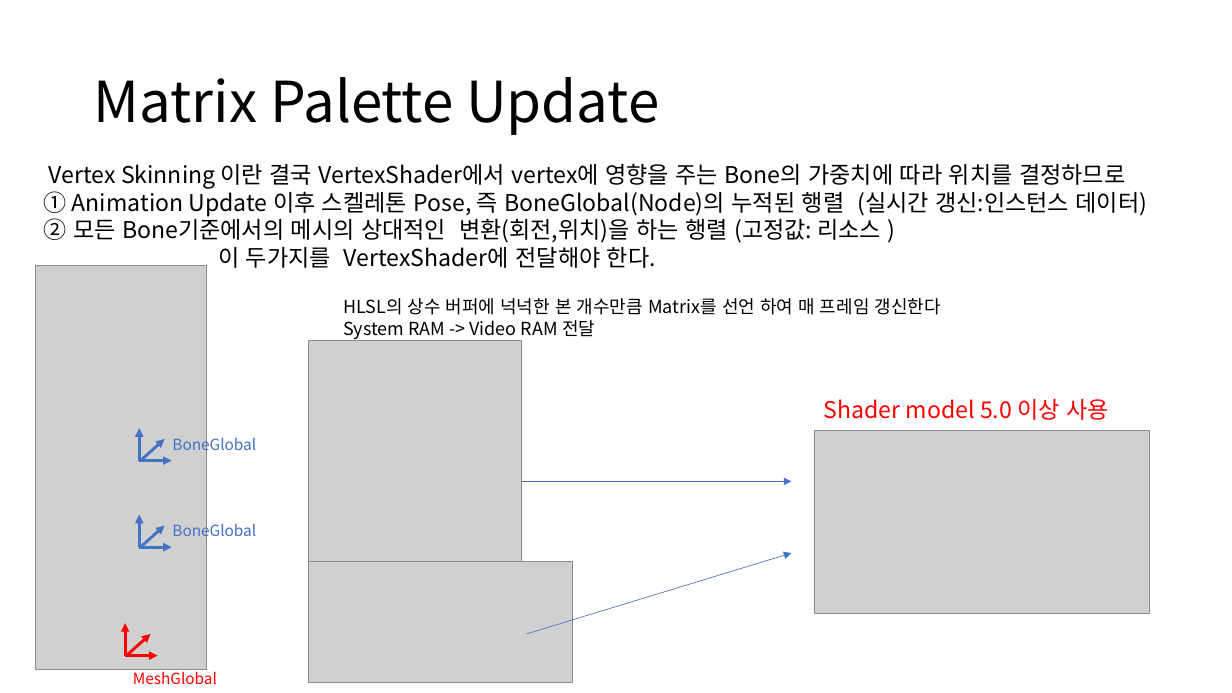
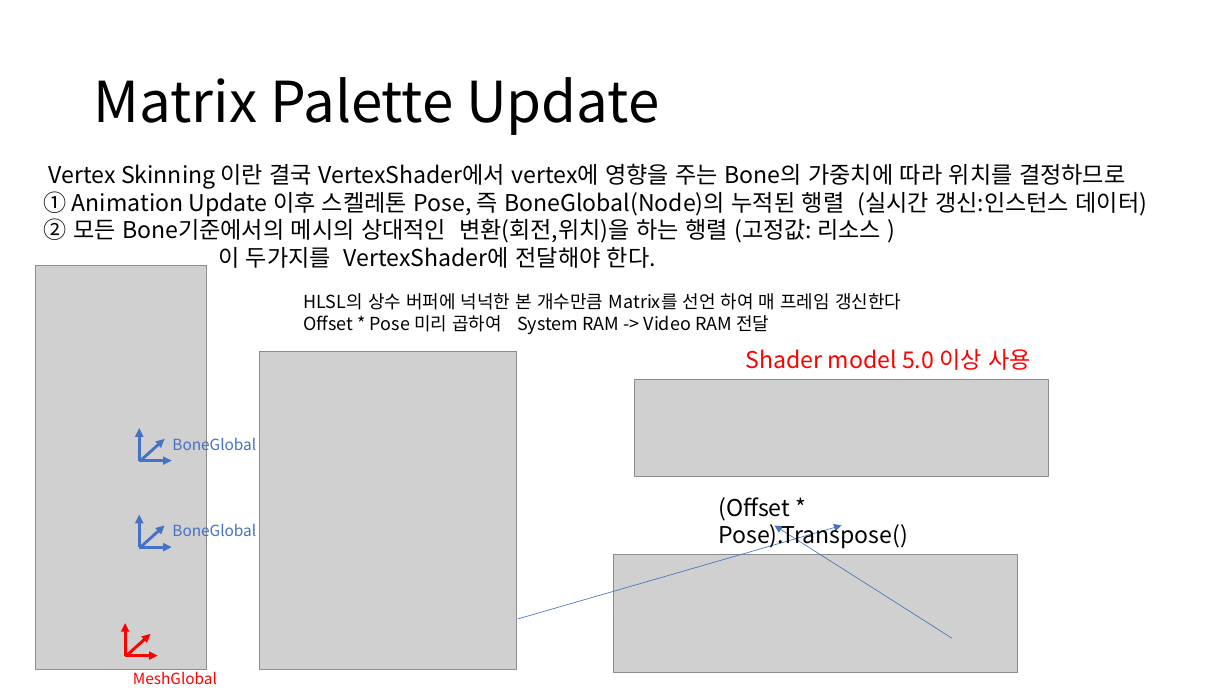
Before and after one commit to ldw9981/D3D11_Tutorial, a slide deck: slide 8 of Documents/11-SkinnedSkeletalMesh.pptx. Drawn at 1232x693 pixels with LibreOffice and Linux fonts; fonts in the diff are those of the drawing; grey boxes stand for pictures. Boxes give left, top, right and bottom in pixels: in the first picture for what was removed or moved away, otherwise in the second. Text is boxed around its words. In the diff, an @@ line names an element or a change of style, - is before the commit and + after.

Commit message:
update

```diff
--- a/Documents/11-SkinnedSkeletalMesh.pptx
+++ b/Documents/11-SkinnedSkeletalMesh.pptx
@@ text "HLSL의 상수 버퍼에 넉넉한 본 ...": place and size @@
-text "HLSL의 상수 버퍼에 넉넉한 본 ..." at (343, 298, 941, 341)
+text "HLSL의 상수 버퍼에 넉넉한 본 ..." at (303, 293, 901, 334)
@@ text at (303, 315, 769, 334): text changed @@
-System RAM -> Video RAM 전달
+Offset * Pose 미리 곱하여 System RAM -> Video RAM 전달
@@ picture: place and size @@
-picture at (308, 341, 521, 562)
+picture at (260, 351, 517, 670)
@@ text "Shader model 5.0 이상 사용": place and size @@
-text "Shader model 5.0 이상 사용" at (824, 399, 1109, 420)
+text "Shader model 5.0 이상 사용" at (746, 349, 1031, 370)
@@ picture added at (635, 379, 1050, 476) @@
@@ picture removed at (815, 431, 1150, 614) @@
@@ text added at (718, 497, 908, 549), 18 pt, text #000000 @@
+(Offset * Pose).Transpose()
@@ arrow moved from (527, 634) - (792, 554) to (518, 619) - (842, 526) @@
@@ arrow moved from (506, 482) - (792, 482) to (952, 639) - (775, 526) @@
@@ picture removed at (308, 562, 573, 683) @@
@@ picture added at (614, 555, 1018, 672) @@
```
Also in this commit, not shown: 3 other slides changed, 3 slides removed.
